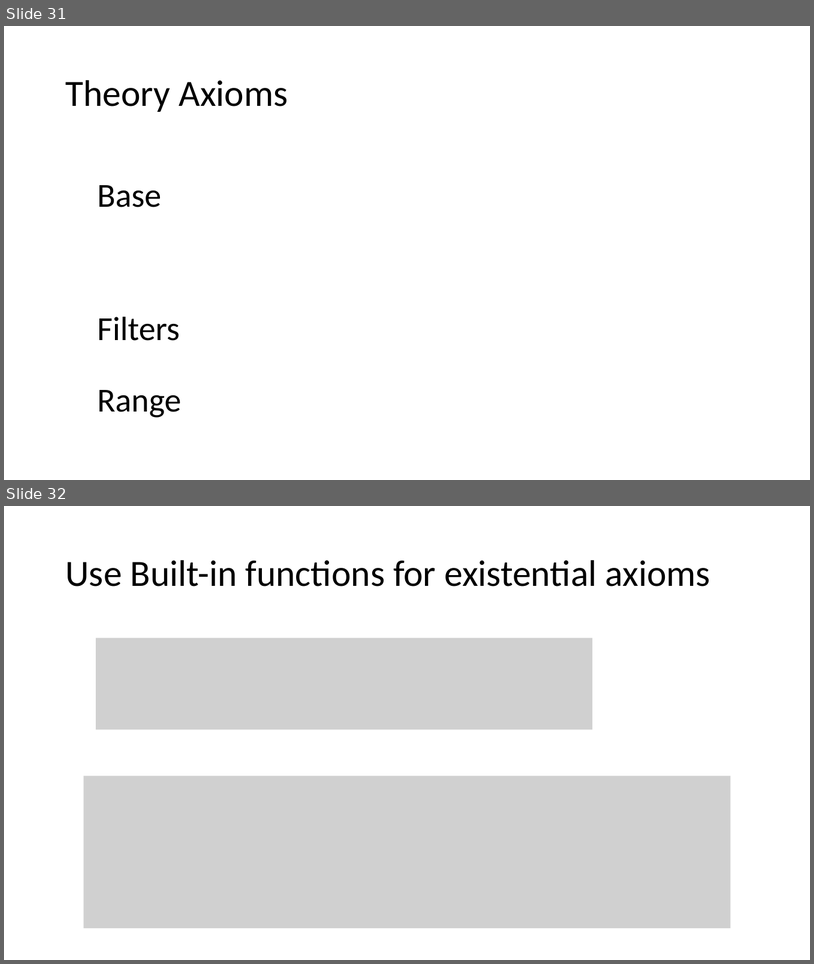
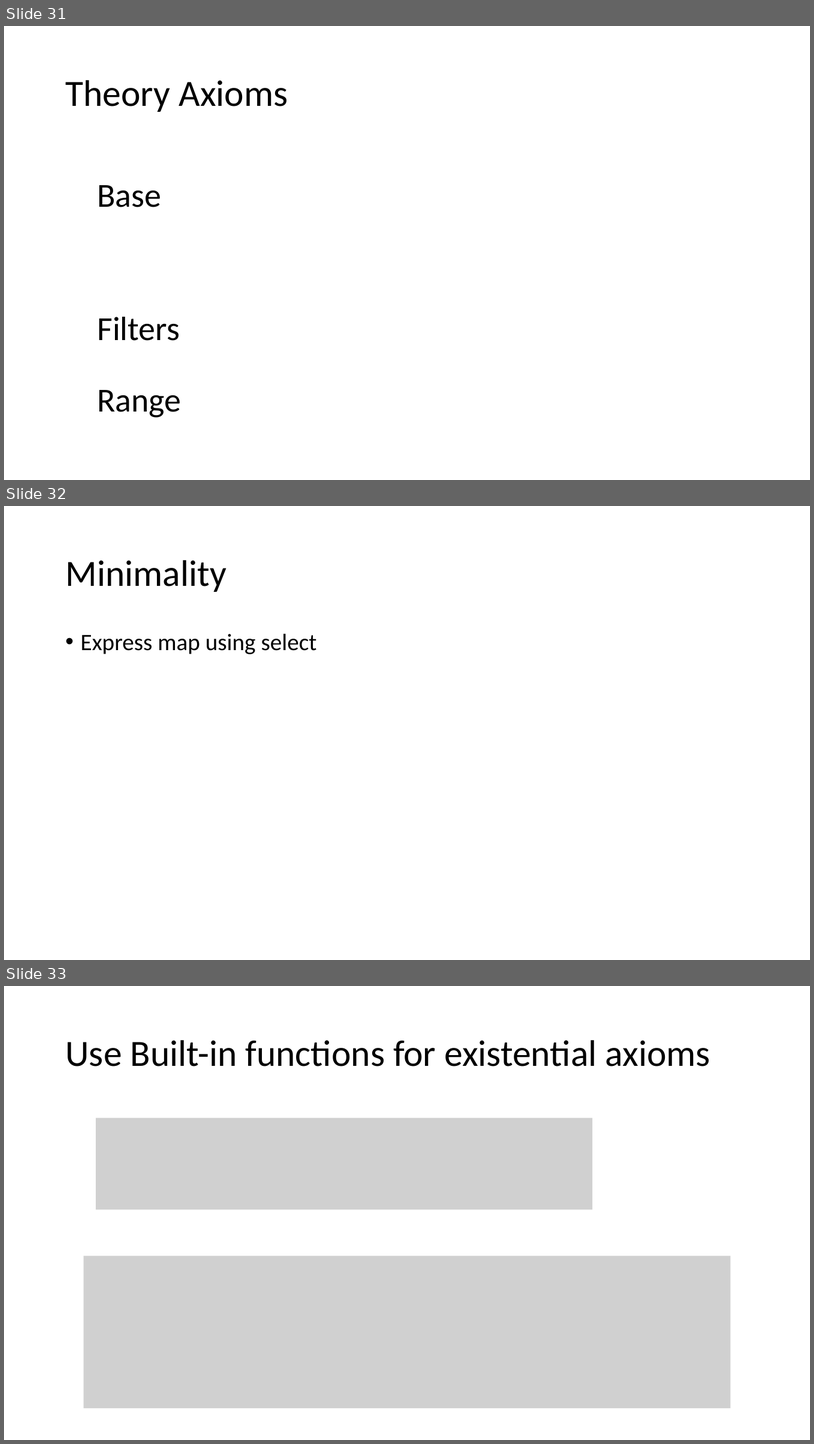
Before and after one commit to Z3Prover/doc, a slide deck: vienna-lectures/lecture3-theories.pptx. Shown one above the other, each under a label of ours: slides 31 and 32 before the commit, slides 31, 32 and 33 after it. The pictures are 814x964 and 814x1444 pixels, drawn with LibreOffice and Linux fonts; fonts in the diff are those of the drawing; grey boxes stand for pictures. Boxes give left, top, right and bottom in pixels: in the first picture for what was removed or moved away, otherwise in the second. Text is boxed around its words. In the diff, an @@ line names an element or a change of style, - is before the commit and + after.

```diff
--- a/vienna-lectures/lecture3-theories.pptx
+++ b/vienna-lectures/lecture3-theories.pptx
@@ slide 32 added at (x1=4, y1=506, x2=810, y2=960), background #FFFFFF @@
@@ title added at (x1=65, y1=560, x2=226, y2=592), 44 pt, text #000000 @@
+Minimality
@@ text added at (x1=81, y1=633, x2=317, y2=654), 28 pt, text #000000 @@
+• Express map using select
@@ what was slide 32 is now slide 33 @@
```
Also in this commit, not shown: 1 slide changed, 1 other slide added, 2 other files.
